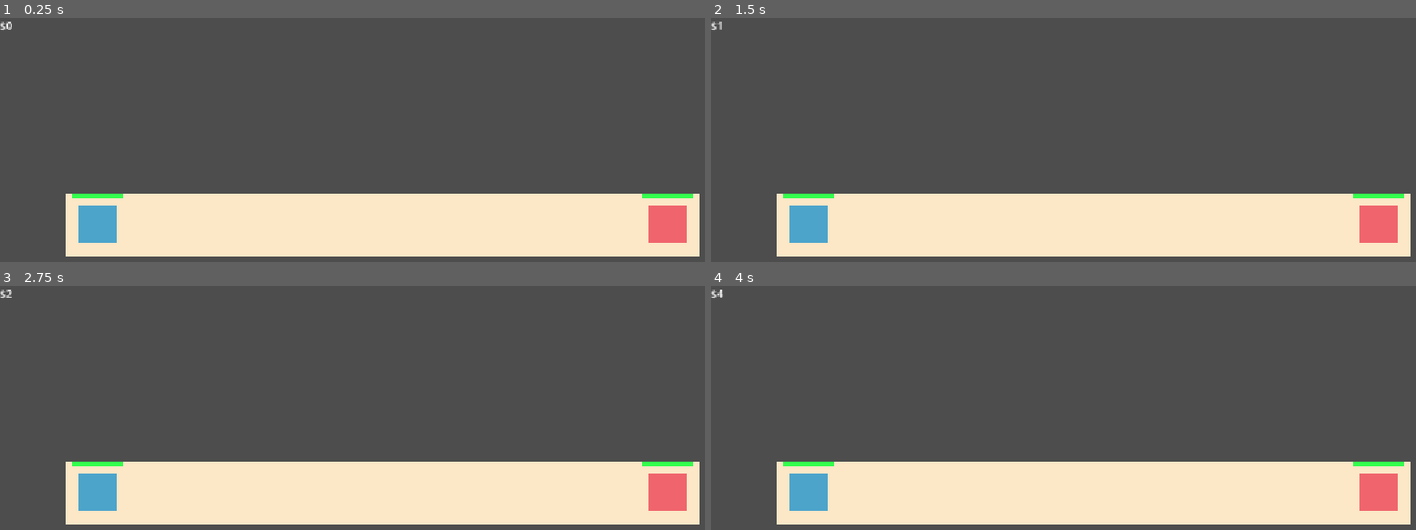
Above: before the commit, frames 1-4 (two rows, left to right).
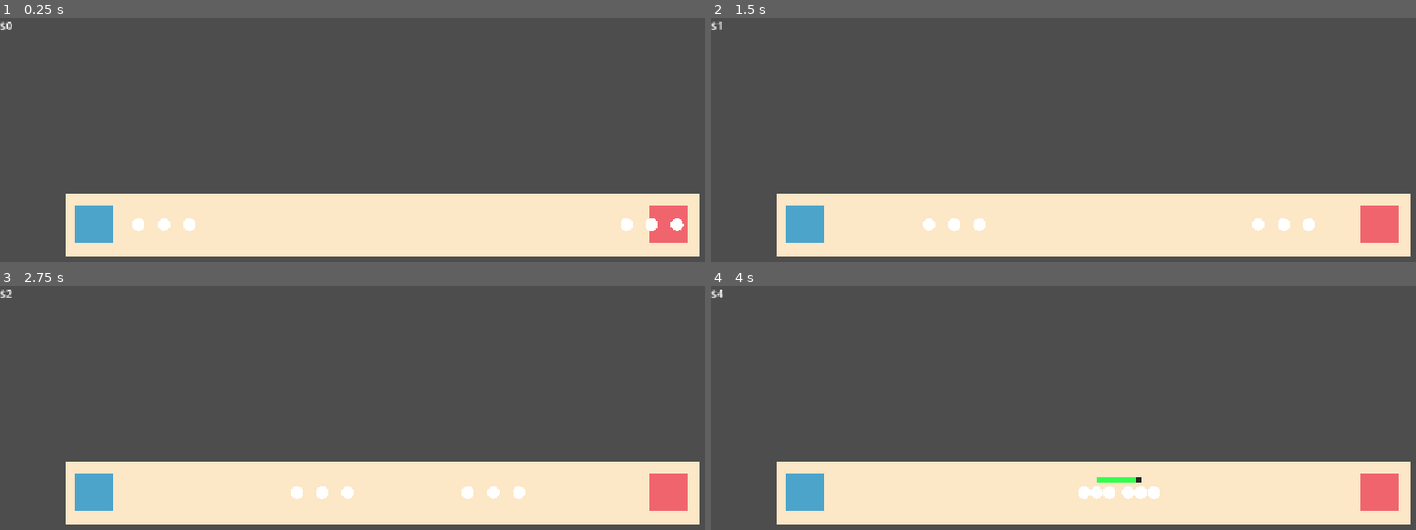
Above: after the commit, the same moments.

Repository: AlexJMohr/waves-lanes-game
Game: Godot game, scene res://main.tscn
The game is run twice, just before and just after one commit, with the same random seed, the same clock (stepped at 60 frames per second) and the same inputs.
Inputs:
- Up to frame 1 (0.25 s): no input
- Up to frame 2 (1.5 s): no input
- Up to frame 3 (2.75 s): no input
- Up to frame 4 (4 s): no input

The runs differ from the first frame. In frame 1, 0.9% of the frame differs, in the area x 10-99%, y 72-93%; in frame 2, 0.9%; in frame 3, 0.9%; in frame 4, 1.0%.

Commit message:
Add base Unit: movement, melee attack, death, and reusable health bar (#3)

Diff:
--- /dev/null
+++ b/health_bar.gd
@@ -0,0 +1,23 @@
+@tool
+extends Node2D
+
+@export var health: int = 10:
+	set(value):
+		health = value
+		queue_redraw()
+@export var max_health: int = 10
+@export var width: int = 80
+@export var height: int = 10
+@export var y_offset: int = -20
+
+
+func _draw() -> void:
+	if health >= max_health and not Engine.is_editor_hint():
+		return
+
+	var x_offset = -width / 2.0
+	# background bar
+	draw_rect(Rect2(x_offset, y_offset, width, height), Color(0.15, 0.15, 0.15))
+	# fill proportional to remaining health
+	var ratio := clampf(float(health) / max_health, 0.0, 1.0)
+	draw_rect(Rect2(x_offset, y_offset, width * ratio, height), Color(0.2, 1.0, 0.3))
--- /dev/null
+++ b/health_bar.tscn
@@ -0,0 +1,6 @@
+[gd_scene format=3 uid="uid://c34u5m4tg75tw"]
+
+[ext_resource type="Script" uid="uid://kqbcqcevg8s7" path="res://health_bar.gd" id="1_m7ell"]
+
+[node name="HealthBar" type="Node2D" unique_id=78408662]
+script = ExtResource("1_m7ell")
--- a/hq.gd
+++ b/hq.gd
@@ -15,11 +15,5 @@
 
 func _ready() -> void:
 	$Body.color = color
-
-
-func _draw() -> void:
-	# background bar
-	draw_rect(Rect2(-10, -20, 80, 8), Color(0.15, 0.15, 0.15))
-	# fill proportional to remaining health
-	var ratio := float(health) / max_health
-	draw_rect(Rect2(-10, -20, 80 * ratio, 8), Color(0.2, 1.0, 0.3))
+	$HealthBar.max_health = max_health
+	$HealthBar.health = health
--- a/hq.tscn
+++ b/hq.tscn
@@ -1,9 +1,14 @@
 [gd_scene format=3 uid="uid://bb8204o1pqltb"]
 
 [ext_resource type="Script" uid="uid://dvtlsu0dewc0k" path="res://hq.gd" id="1_y5vmi"]
+[ext_resource type="PackedScene" uid="uid://c34u5m4tg75tw" path="res://health_bar.tscn" id="2_7tt6b"]
 
 [node name="Hq" type="Node2D" unique_id=1797841222]
 script = ExtResource("1_y5vmi")
 
 [node name="Body" type="Polygon2D" parent="." unique_id=479694603]
-polygon = PackedVector2Array(0, 0, 60, 0, 60, 60, 0, 60)
+color = Color(0.3, 0.6, 1, 1)
+polygon = PackedVector2Array(-30, -30, 30, -30, 30, 30, -30, 30)
+
+[node name="HealthBar" parent="." unique_id=78408662 instance=ExtResource("2_7tt6b")]
+y_offset = -50
--- /dev/null
+++ b/lane.gd
@@ -0,0 +1,17 @@
+extends Node2D
+
+const UNIT_SCENE := preload("res://unit.tscn")
+
+
+# TEMPORARY: spawns test units. Delete this once the real buy/spawn flow exists.
+func _ready() -> void:
+	_spawn(Unit.Team.PLAYER, $PlayerSpawn.position, 3)
+	_spawn(Unit.Team.ENEMY, $EnemySpawn.position, 3)
+
+
+func _spawn(team: Unit.Team, pos: Vector2, count: int) -> void:
+	for i in count:
+		var unit := UNIT_SCENE.instantiate()
+		unit.team = team
+		unit.position = pos + Vector2(i * 40, 0)
+		add_child(unit)
--- a/lane.tscn
+++ b/lane.tscn
@@ -1,19 +1,21 @@
 [gd_scene format=3 uid="uid://c84r1qni21ae5"]
 
 [ext_resource type="PackedScene" uid="uid://bb8204o1pqltb" path="res://hq.tscn" id="1_phwy2"]
+[ext_resource type="Script" uid="uid://si36k6oxpdqr" path="res://lane.gd" id="3_lane"]
 
 [node name="Lane" type="Node2D" unique_id=592448107]
+script = ExtResource("3_lane")
 
 [node name="Ground" type="Polygon2D" parent="." unique_id=419301429]
 color = Color(0.9894075, 0.907665, 0.7811005, 1)
 polygon = PackedVector2Array(0, 0, 1000, 0, 1000, 100, 0, 100)
 
 [node name="PlayerHq" parent="." unique_id=1797841222 instance=ExtResource("1_phwy2")]
-position = Vector2(20, 20)
+position = Vector2(45, 50)
 color = Color(0.30052412, 0.64559305, 0.7978466, 1)
 
 [node name="EnemyHq" parent="." unique_id=1650295252 instance=ExtResource("1_phwy2")]
-position = Vector2(920, 20)
+position = Vector2(951, 49)
 color = Color(0.94192916, 0.39823213, 0.42940444, 1)
 
 [node name="PlayerSpawn" type="Marker2D" parent="." unique_id=1265885576]
--- /dev/null
+++ b/unit.gd
@@ -0,0 +1,62 @@
+class_name Unit
+extends CharacterBody2D
+
+enum Team {
+	PLAYER,
+	ENEMY,
+}
+
+@export var team: Team = Team.PLAYER
+@export var max_health: int = 50
+@export var damage: int = 10
+@export var speed: float = 100.0
+@export var attack_range: float = 30.0
+@export var attack_cooldown: float = 1.0
+@export var cost: int = 5
+
+var health: int = max_health
+var attack_accumulator: float = attack_cooldown
+
+
+func _ready() -> void:
+	add_to_group("player_units" if team == Team.PLAYER else "enemy_units")
+	$HealthBar.max_health = max_health
+	$HealthBar.health = health
+
+
+func _physics_process(delta: float) -> void:
+	attack_accumulator += delta
+
+	var enemy := _get_nearest_enemy()
+	if enemy != null and global_position.distance_to(enemy.global_position) < attack_range:
+		velocity = Vector2.ZERO
+		if attack_accumulator >= attack_cooldown:
+			enemy.take_damage(damage)
+			attack_accumulator = 0
+	else:
+		var direction := 1 if team == Team.PLAYER else -1
+		velocity = Vector2(direction * speed, 0)
+	move_and_slide()
+
+
+func _get_nearest_enemy() -> Unit:
+	var units = _get_opposing_units()
+	var nearest: Unit = null
+	var nearest_dist: float = INF
+	for u in units:
+		var dist: float = global_position.distance_to(u.global_position)
+		if nearest_dist > dist:
+			nearest = u as Unit
+			nearest_dist = dist
+	return nearest
+
+
+func _get_opposing_units():
+	return get_tree().get_nodes_in_group("enemy_units" if team == Team.PLAYER else "player_units")
+
+
+func take_damage(amount: int):
+	health -= amount
+	$HealthBar.health = health
+	if health <= 0:
+		queue_free()
--- /dev/null
+++ b/unit.tscn
@@ -0,0 +1,20 @@
+[gd_scene format=3 uid="uid://tuget0rdykhb"]
+
+[ext_resource type="Script" uid="uid://d1j4y21ail5x" path="res://unit.gd" id="1_btf8p"]
+[ext_resource type="PackedScene" uid="uid://c34u5m4tg75tw" path="res://health_bar.tscn" id="2_ctwoc"]
+
+[sub_resource type="CircleShape2D" id="CircleShape2D_htucp"]
+
+[node name="Unit" type="CharacterBody2D" unique_id=213089700]
+script = ExtResource("1_btf8p")
+
+[node name="CollisionShape2D" type="CollisionShape2D" parent="." unique_id=370429225]
+shape = SubResource("CircleShape2D_htucp")
+
+[node name="Polygon2D" type="Polygon2D" parent="." unique_id=1846150858]
+polygon = PackedVector2Array(0, -10, -5, -9, -9, -5, -10, 0, -9, 5, -5, 9, 0, 10, 5, 9, 9, 5, 10, 0, 9, -5, 5, -9)
+
+[node name="HealthBar" parent="." unique_id=78408662 instance=ExtResource("2_ctwoc")]
+width = 40
+height = 8
+y_offset = -25
Not shown, added: health_bar.gd.uid
Not shown, added: lane.gd.uid
Not shown, added: unit.gd.uid
Not shown, changed: AGENTS.md
